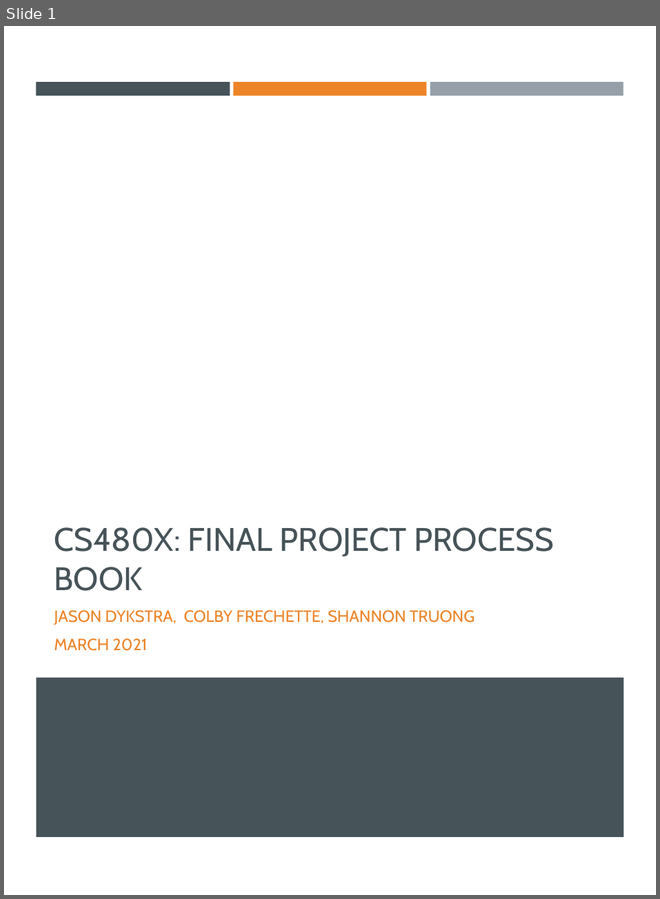
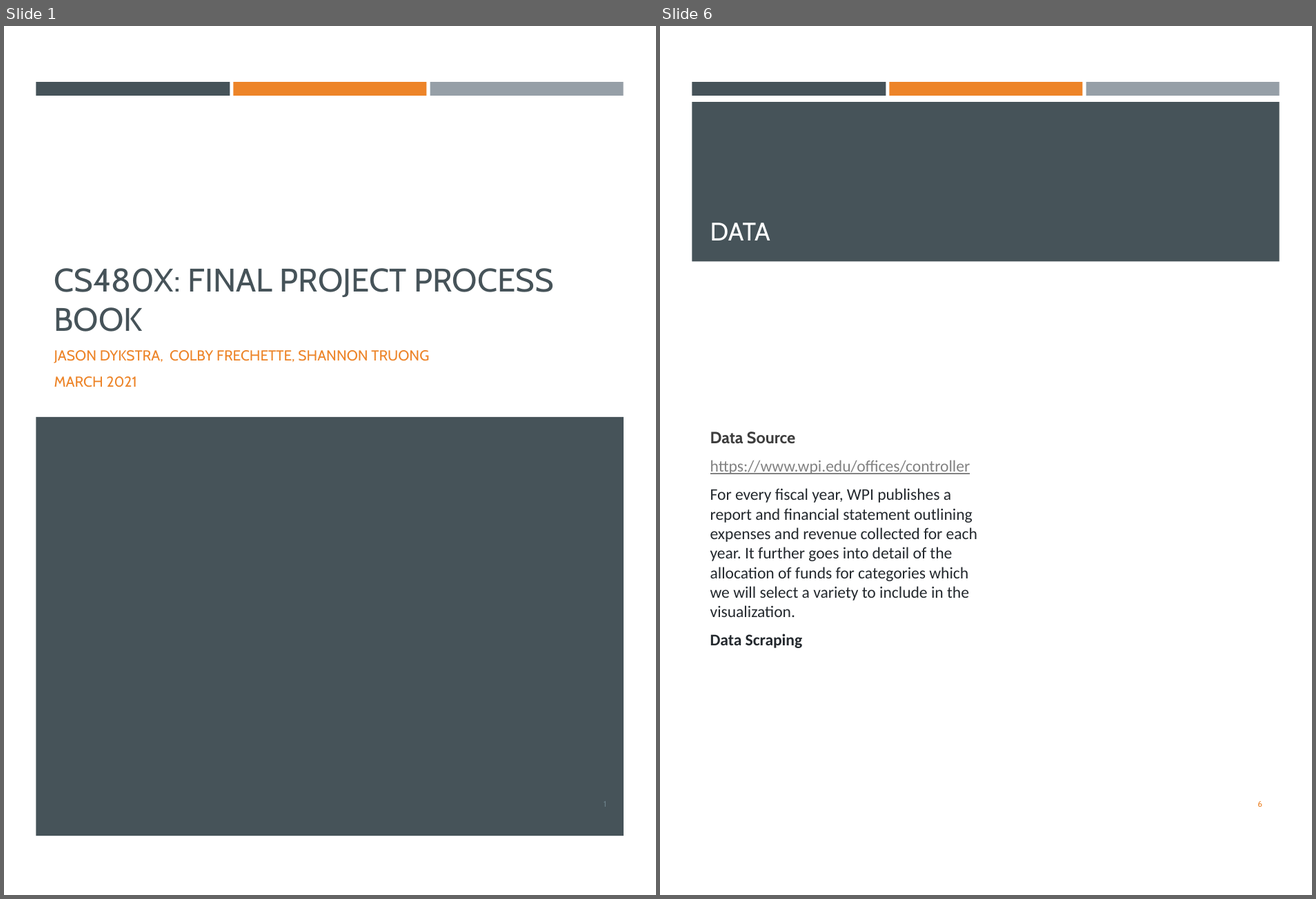
Before and after one commit to cs480x-21c/final, a slide deck: ProcessBook.pptx. Shown side by side, each under a label of ours: slide 1 before the commit, slides 1 and 6 after it; the slides between them are not shown. The pictures are 660x899 and 1316x899 pixels, drawn with LibreOffice and Linux fonts; fonts in the diff are those of the drawing. Boxes give left, top, right and bottom in pixels: in the first picture for what was removed or moved away, otherwise in the second. Text is boxed around its words. In the diff, an @@ line names an element or a change of style, - is before the commit and + after.

```diff
--- a/ProcessBook.pptx
+++ b/ProcessBook.pptx
@@ slide 6 added at (x1=660, y1=26, x2=1312, y2=895), background #FFFFFF; not listed: 3 template elements that a slide beside it also shows @@
@@ rectangle added at (x1=692, y1=102, x2=1280, y2=261), fill #465359 @@
@@ title added at (x1=710, y1=223, x2=770, y2=241), 21 pt, text #FFFFFF @@
+DATA
@@ text added at (x1=710, y1=432, x2=977, y2=648), 13.5 pt, text #24292E @@
+Data Source
+https://www.wpi.edu/offices/controller
+For every fiscal year, WPI publishes a report and financial statement outlining expenses and revenue collected for each year. It further goes into detail of the allocation of funds for categories which we will select a variety to include in the visualization.
+Data Scraping
@@ page number added at (x1=1258, y1=802, x2=1262, y2=807), 6.8 pt, text #ED8428 @@
+6
@@ slide 1 changed as well @@
@@ title "CS480X: FINAL PROJECT PROCESS BOOK" moved from (x1=54, y1=528, x2=553, y2=591) to (x1=54, y1=268, x2=553, y2=332) @@
@@ subtitle "JASON DYKSTRA, COLBY FRECHETTE, SHANNON ..." moved from (x1=54, y1=610, x2=475, y2=651) to (x1=54, y1=350, x2=429, y2=388) @@
@@ subtitle "JASON DYKSTRA, COLBY FRECHETTE, SHANNON ..." at (x1=54, y1=350, x2=429, y2=388): size 13.5 to 12 pt @@
@@ rectangle resized from (x1=36, y1=678, x2=624, y2=838) to (x1=36, y1=417, x2=624, y2=836) @@
@@ page number added at (x1=604, y1=802, x2=606, y2=807), 6.8 pt, text #6D818A @@
+1
```
Also in this commit, not shown: 1 other slide changed, 3 other slides added.
